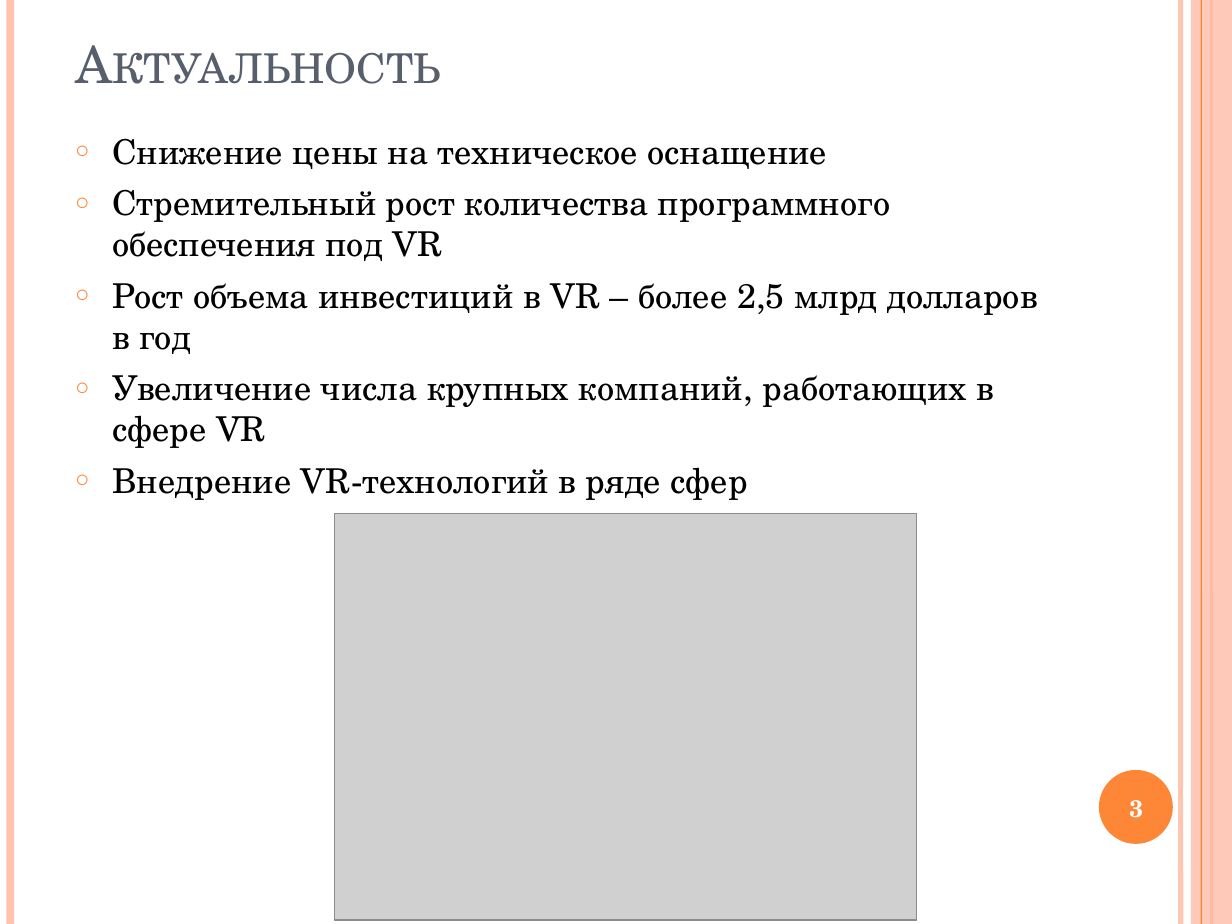
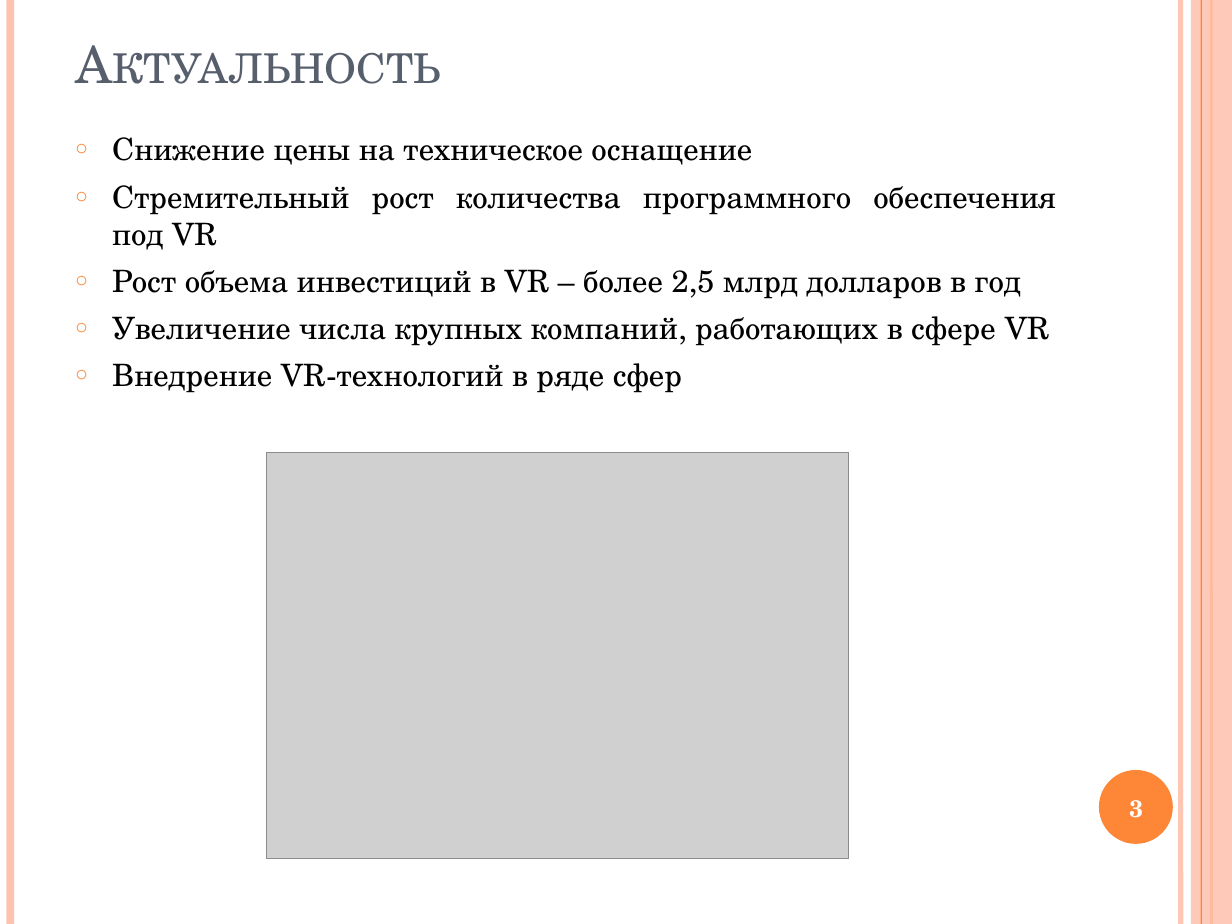
Before and after one commit to VSobolenko/VR-StudyRoom, a slide deck: slide 3 of Диплом - Приложение Unity VR/Презентация.pptx. Drawn at 1232x924 pixels with LibreOffice and Linux fonts; fonts in the diff are those of the drawing; grey boxes stand for pictures. Boxes give left, top, right and bottom in pixels: in the first picture for what was removed or moved away, otherwise in the second. Text is boxed around its words. In the diff, an @@ line names an element or a change of style, - is before the commit and + after.

```diff
--- a/Диплом - Приложение Unity VR/Презентация.pptx
+++ b/Диплом - Приложение Unity VR/Презентация.pptx
@@ text "Снижение цены на техническое оснащение" at bbox=[112, 137, 1056, 393]: size 20 to 18 pt; alignment left to justified @@
@@ picture: place and size @@
-picture at bbox=[335, 514, 917, 920]
+picture at bbox=[267, 452, 849, 859]
```
Also in this commit, not shown: 6 other slides changed, 2 slides removed, 5 other files.
